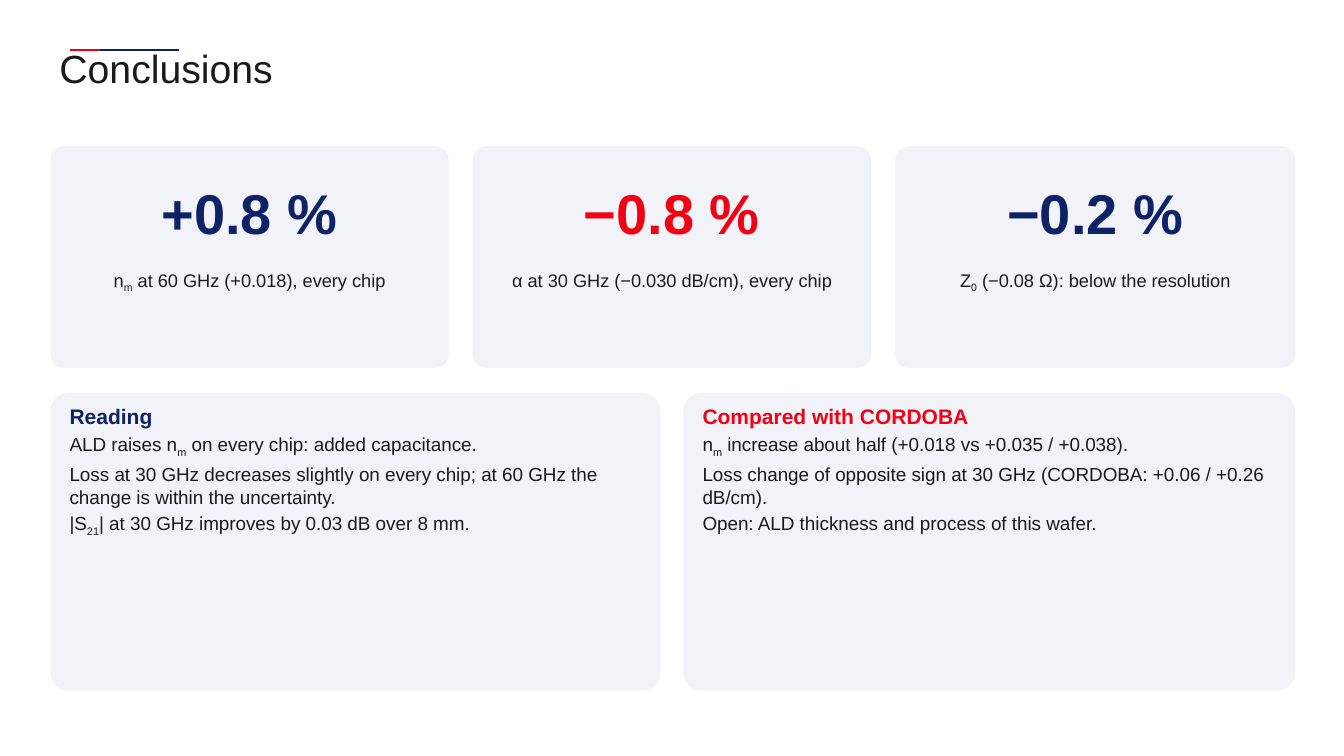
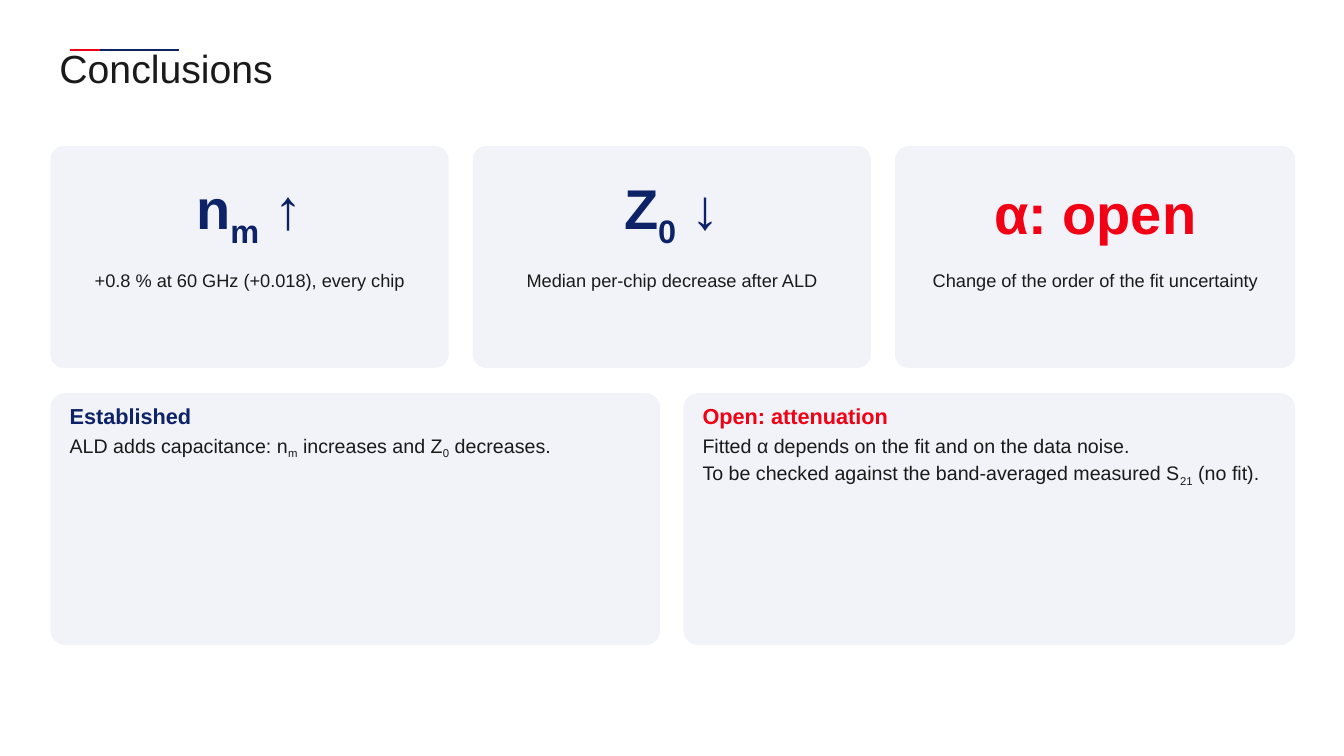
Before and after one commit to andreimuresian/claude, a slide deck: slide 5 of docs/measurements/jerez/ALD_RF_impact_JEREZ.pptx. Drawn at 1344x756 pixels with LibreOffice and Linux fonts; fonts in the diff are those of the drawing; background and template pictures are left out. Boxes give left, top, right and bottom in pixels: in the first picture for what was removed or moved away, otherwise in the second. Text is boxed around its words. In the diff, an @@ line names an element or a change of style, - is before the commit and + after.

```diff
--- a/docs/measurements/jerez/ALD_RF_impact_JEREZ.pptx
+++ b/docs/measurements/jerez/ALD_RF_impact_JEREZ.pptx
@@ text at <box>162,195,272,235</box>: text changed @@
-+0.8 %
+nm ↑
@@ text at <box>584,195,694,235</box>: text changed; text colour #F20013 to #0E2268 @@
-−0.8 %
+Z0 ↓
@@ text at <box>994,203,1197,243</box>: text changed; text colour #0E2268 to #F20013 @@
-−0.2 %
+α: open
@@ text at <box>95,273,404,291</box>: text changed @@
-nm at 60 GHz (+0.018), every chip
++0.8 % at 60 GHz (+0.018), every chip
@@ text at <box>527,273,817,291</box>: text changed @@
-α at 30 GHz (−0.030 dB/cm), every chip
+Median per-chip decrease after ALD
@@ text at <box>933,273,1258,291</box>: text changed @@
-Z0 (−0.08 Ω): below the resolution
+Change of the order of the fit uncertainty
@@ rounded rectangle: place and size @@
-rounded rectangle at <box>50,393,660,691</box>
+rounded rectangle at <box>50,393,660,645</box>
@@ text at <box>70,408,551,457</box>: text changed; size 13.5 to 14 pt @@
-Reading
-ALD raises nm on every chip: added capacitance.
-Loss at 30 GHz decreases slightly on every chip; at 60 GHz the change is within the uncertainty.
-|S21| at 30 GHz improves by 0.03 dB over 8 mm.
+Established
+ALD adds capacitance: nm increases and Z0 decreases.
@@ rounded rectangle: place and size @@
-rounded rectangle at <box>684,393,1296,691</box>
+rounded rectangle at <box>684,393,1296,645</box>
@@ text at <box>703,408,1259,484</box>: text changed; size 13.5 to 14 pt @@
-Compared with CORDOBA
-nm increase about half (+0.018 vs +0.035 / +0.038).
-Loss change of opposite sign at 30 GHz (CORDOBA: +0.06 / +0.26 dB/cm).
-Open: ALD thickness and process of this wafer.
+Open: attenuation
+Fitted α depends on the fit and on the data noise.
+To be checked against the band-averaged measured S21 (no fit).
```
Also in this commit, not shown: 5 other files.
